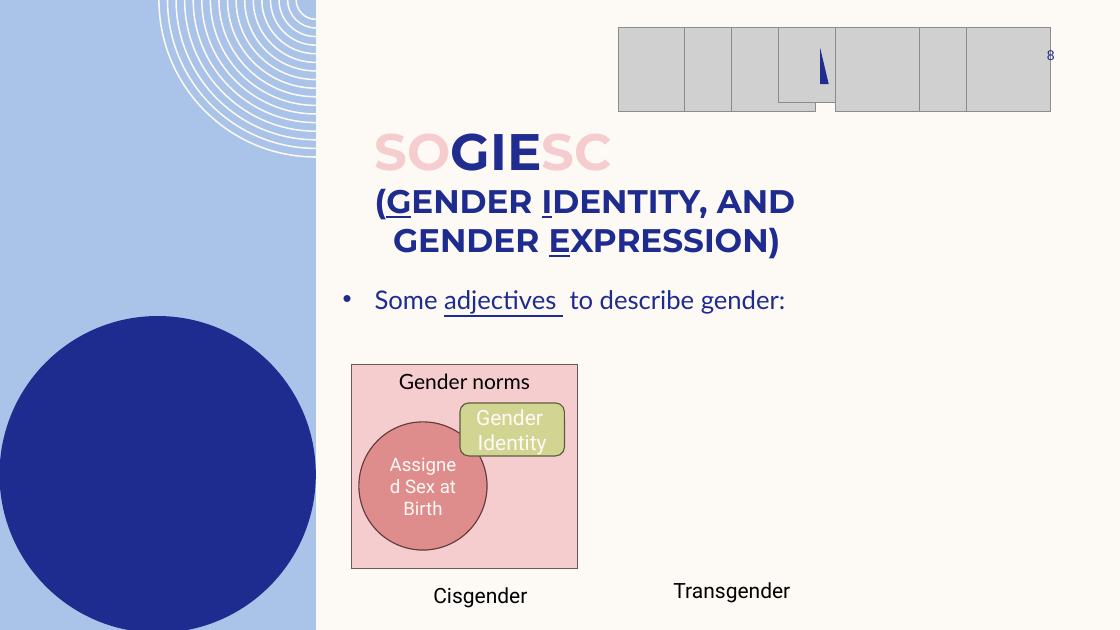
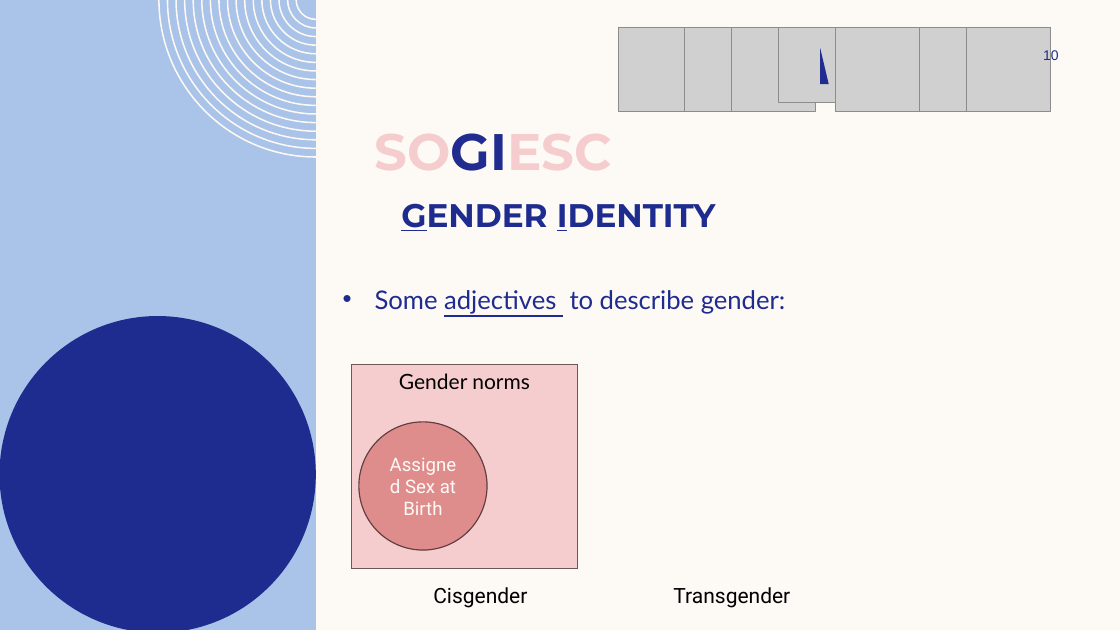
Before and after one commit to InterstellarMist/VIP-Workshop-2024, a slide deck: slide 10 of Gender Sensitivity Training/SOGIESC Workshop.pptx (slide 8 before the commit). Drawn at 1120x630 pixels with LibreOffice and Linux fonts; fonts in the diff are those of the drawing; grey boxes stand for pictures; background and template pictures are left out. Boxes give left, top, right and bottom in pixels: in the first picture for what was removed or moved away, otherwise in the second. Text is boxed around its words. In the diff, an @@ line names an element or a change of style, - is before the commit and + after.

```diff
--- a/Gender Sensitivity Training/SOGIESC Workshop.pptx
+++ b/Gender Sensitivity Training/SOGIESC Workshop.pptx
@@ page number at [1043, 48, 1059, 63]: text changed @@
-8
+10
@@ text at [375, 133, 612, 171]: text changed; size 28 to 44 pt; text colour #1F2C8F to #F5CDCE @@
-SOGIESC
-(GENDER IDENTITY, AND
-GENDER EXPRESSION)
+SOGIESC
@@ text added at [401, 203, 716, 231], 28 pt, text #1F2C8F, bold @@
+GENDER IDENTITY
@@ rounded rectangle removed at [460, 403, 565, 456] @@
-Gender
-Identity
@@ text "Transgender": place and size @@
-text "Transgender" at [673, 582, 790, 603]
+text "Transgender" at [673, 587, 790, 608]
```
Also in this commit, not shown: 13 other slides changed, 9 slides added.
